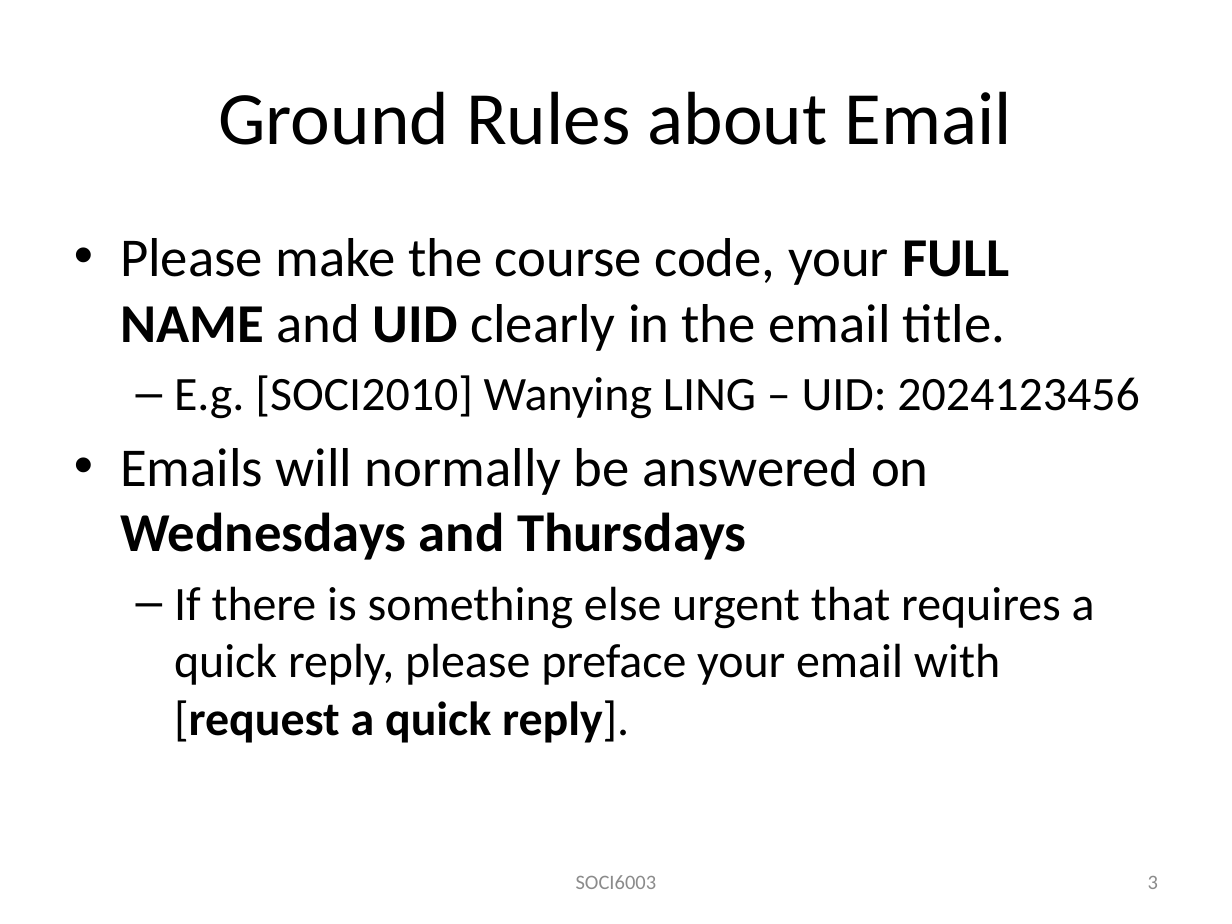
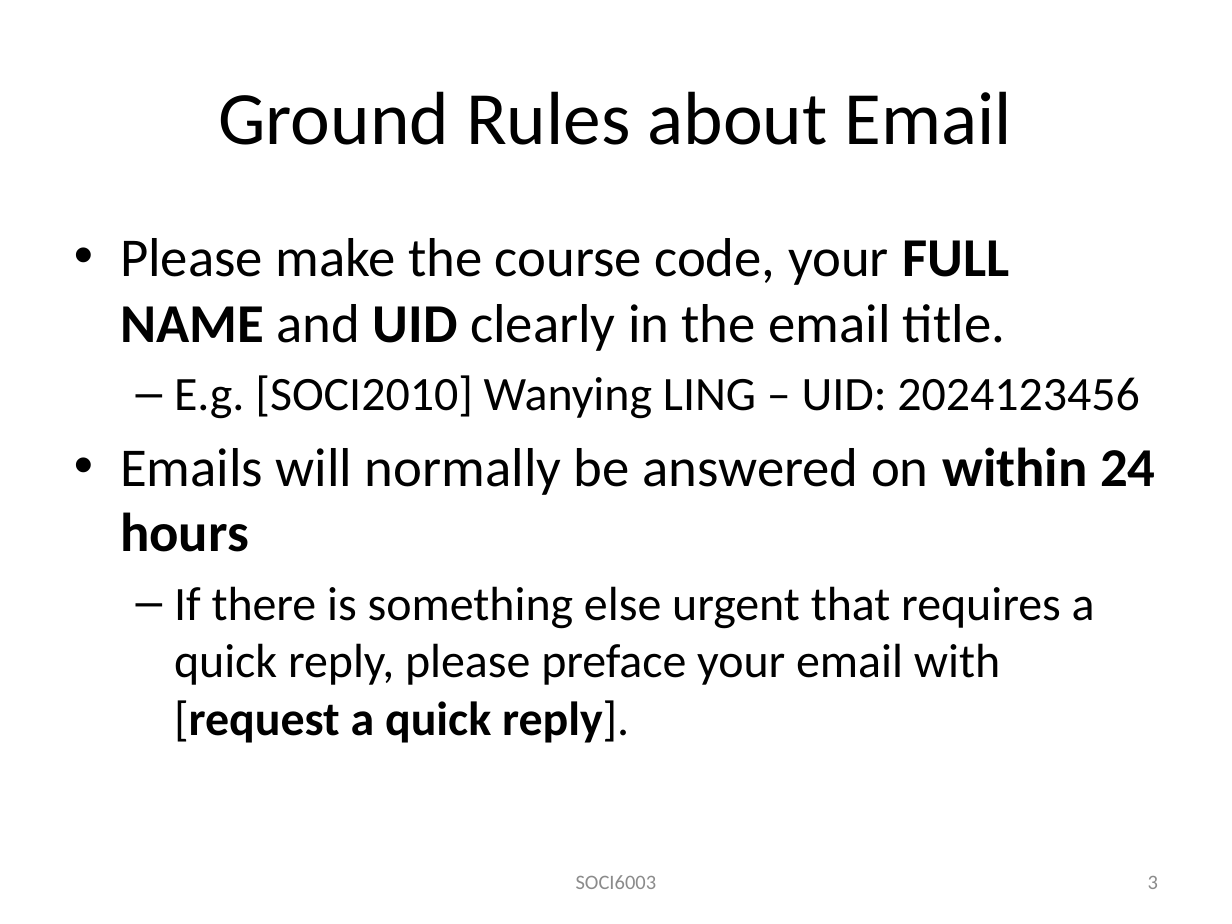
Before and after one commit to wanyingling/SOCI2010-Education-and-Society, a slide deck: slide 3 of SOCI2010 Tutorial 1.pptx. Drawn at 1232x924 pixels with LibreOffice and Linux fonts; fonts in the diff are those of the drawing. Boxes give left, top, right and bottom in pixels: in the first picture for what was removed or moved away, otherwise in the second. Text is boxed around its words. In the diff, an @@ line names an element or a change of style, - is before the commit and + after.

```diff
--- a/SOCI2010 Tutorial 1.pptx
+++ b/SOCI2010 Tutorial 1.pptx
@@ text at (x1=120, y1=447, x2=1155, y2=552): text changed @@
-• Emails will normally be answered on Wednesdays and Thursdays
+• Emails will normally be answered on within 24 hours
```
Also in this commit, not shown: 4 other slides changed.
